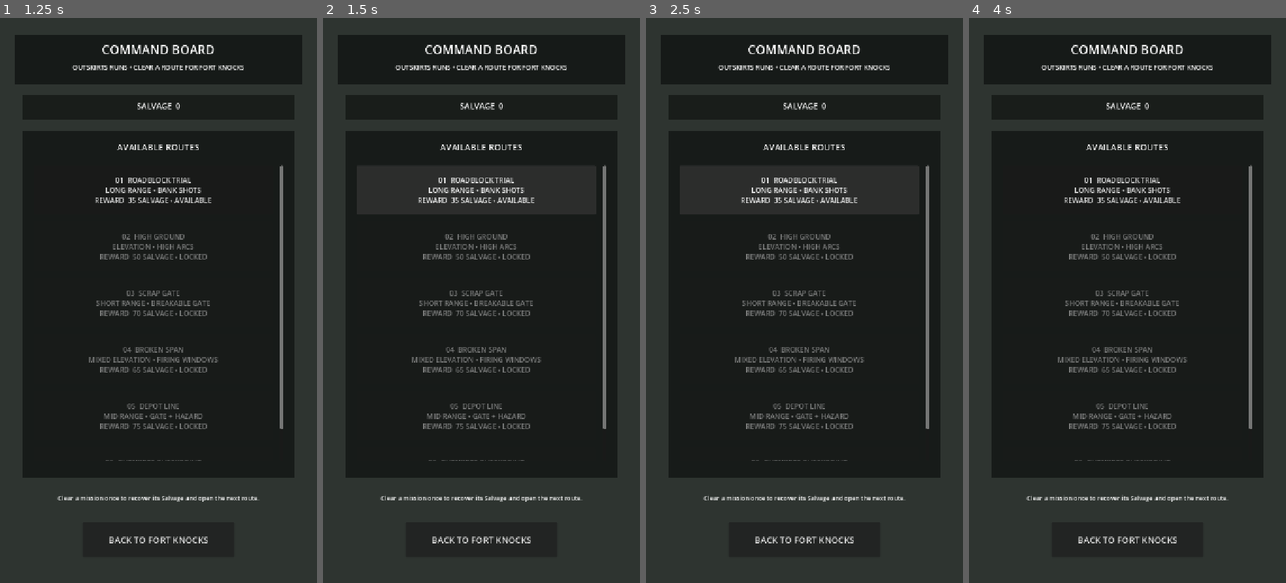
Above: before the commit, frames 1-4 (left to right).
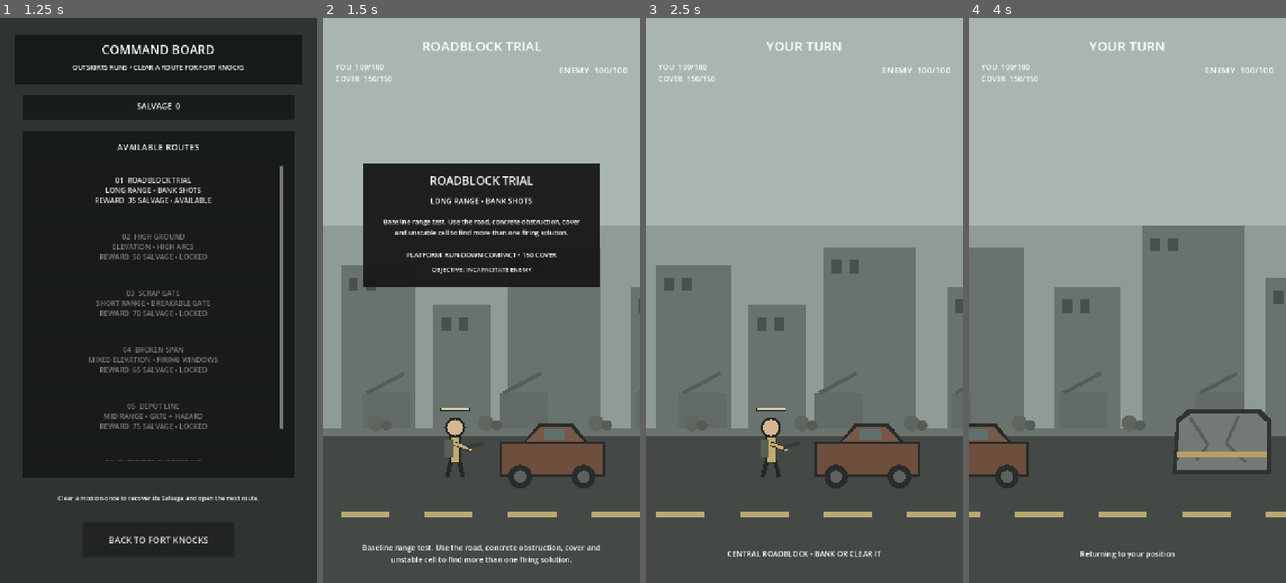
Above: after the commit, the same moments.

Repository: phantompixel-developer/FortKnocks
Game: Godot game, scene res://game/core/app.tscn
Same seed, same stepped clock (60 frames per second), same inputs: the game is played once before the commit and once after it.
Inputs (mouse positions are in pixels of both pictures, inside the frame that each line leads up to):
- Up to frame 1 (1.25 s): click "COMMAND BOARD CHOOSE THE NEXT…" at 0.5 s
- Up to frame 2 (1.5 s): click "01 ROADBLOCK TRIAL LONG RANGE…" at 1.25 s
- Up to frame 3 (2.5 s): click (798, 187) at 2 s, where only the run before the commit has a clickable "01 ROADBLOCK TRIAL LONG RANGE…"
- Up to frame 4 (4 s): click (1121, 187) at 2.75 s, where only the run before the commit has a clickable "01 ROADBLOCK TRIAL LONG RANGE…"; move the mouse to (1197, 272) at 3.52 s; click (1197, 272) at 3.67 s

Frame 1 is identical in both runs. In frame 2, 69% of the frame differs, in the area x 0-100%, y 0-97%; in frame 3, 83%; in frame 4, 83%, in the area x 0-100%, y 0-96%.
Error before the commit: Invalid call to function 'prepare_for_campaign (via call)' in base 'Node2D (battle_controller.gd)'. Expected 2 argument(s). (res://game/core/app.gd:133)

Commit message:
feat: apply equipped Pickup utility effects in battle

Diff:
--- a/game/battle/battle_controller.gd
+++ b/game/battle/battle_controller.gd
@@ -100,6 +100,7 @@
 var _campaign_managed := false
 var _prepared_mission: MissionDefinition
 var _player_platform: CombatPlatformDefinition
+var _player_module: PlatformModuleDefinition
 var _completion_emitted := false
 var _progression_reward := 0
 
@@ -129,11 +130,13 @@
 
 func prepare_for_campaign(
 	definition: MissionDefinition,
-	platform_definition: CombatPlatformDefinition
+	platform_definition: CombatPlatformDefinition,
+	module_definition: PlatformModuleDefinition = null
 ) -> void:
 	_campaign_managed = true
 	_prepared_mission = definition
 	_player_platform = platform_definition
+	_player_module = module_definition
 
 func set_progression_reward(amount: int) -> void:
 	_progression_reward = maxi(0, amount)
@@ -262,7 +265,11 @@
 	player.global_position = definition.player_position
 	player_cover.global_position = definition.player_cover_position
 	if _player_platform != null:
-		player_cover.configure_platform(_player_platform)
+		player_cover.configure_platform(_player_platform, _player_module)
+	var preview_steps := 9
+	if _player_module != null:
+		preview_steps += _player_module.trajectory_preview_steps_bonus
+	aim_guide.set_preview_steps(preview_steps)
 	enemy.global_position = definition.enemy_position
 	enemy_cover.global_position = definition.enemy_cover_position
 
@@ -945,10 +952,15 @@
 	mission_brief_focus.text = definition.test_focus
 	var briefing := definition.briefing
 	if _campaign_managed and _player_platform != null:
+		var effective_cover := _player_platform.cover_health
+		if _player_module != null:
+			effective_cover += _player_module.cover_health_bonus
 		briefing += "\n\nPLATFORM: %s • %d COVER" % [
 			_player_platform.display_name.to_upper(),
-			_player_platform.cover_health,
+			effective_cover,
 		]
+		if _player_module != null:
+			briefing += "\nUTILITY: %s" % _player_module.display_name.to_upper()
 	mission_brief_text.text = briefing
 	mission_brief_objective.text = "OBJECTIVE: %s" % definition.objective_text
 	mission_brief_card.visible = true
